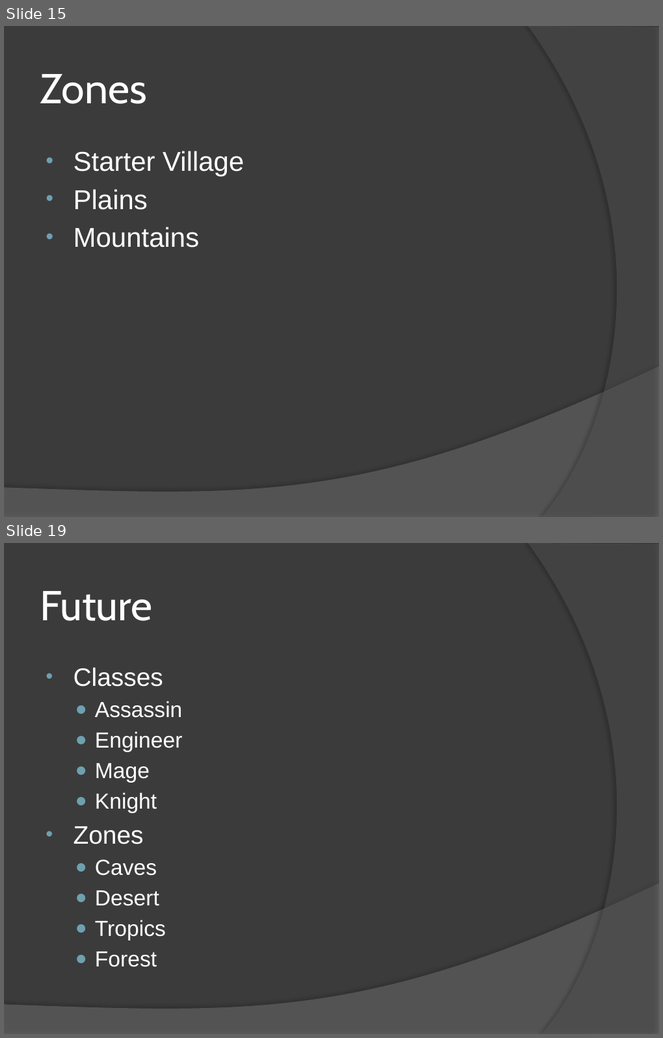
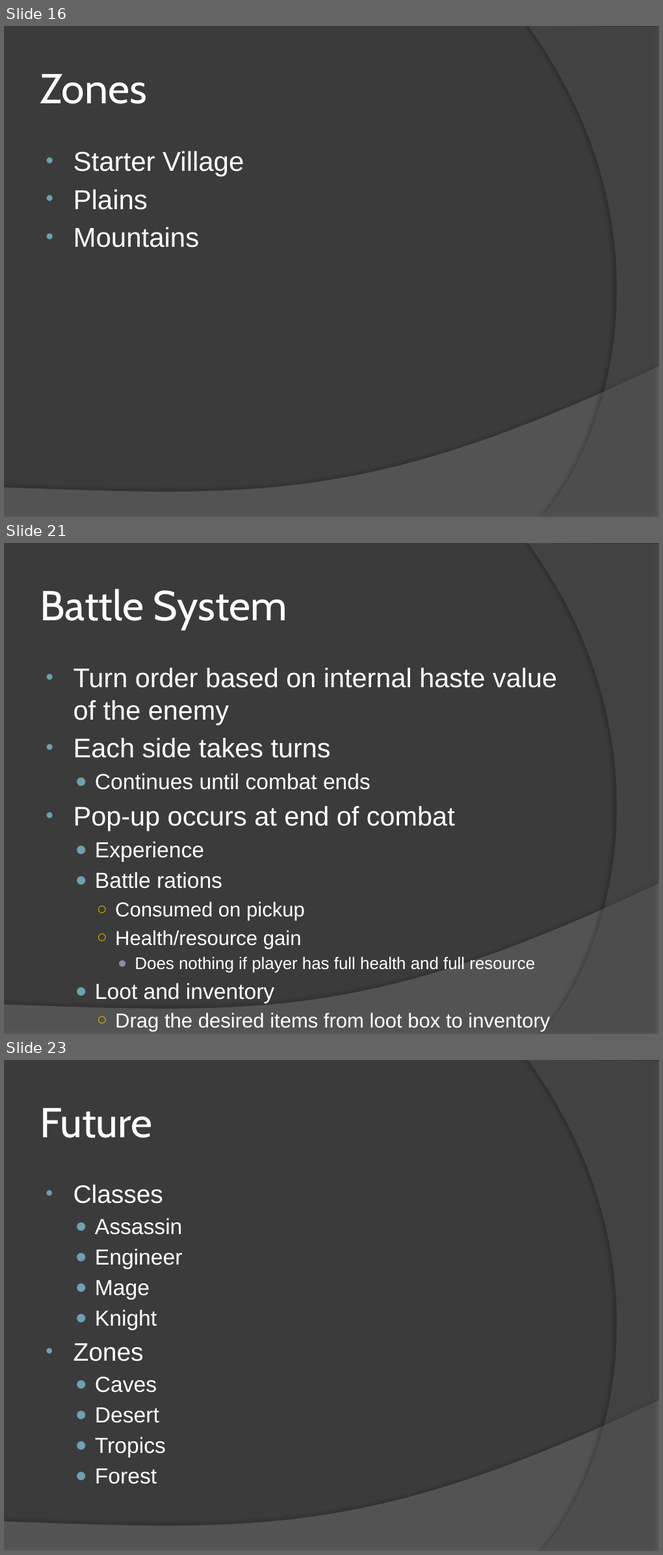
Before and after one commit to Wigglez/Senior-Project, a slide deck: Documentation/Dragons’ Reign - Rough Power Point.pptx. Shown one above the other, each under a label of ours: slides 15 and 19 before the commit, slides 16, 21 and 23 after it; the slides between them are not shown. The pictures are 663x1038 and 663x1555 pixels, drawn with LibreOffice and Linux fonts; fonts in the diff are those of the drawing. Boxes give left, top, right and bottom in pixels: in the first picture for what was removed or moved away, otherwise in the second. Text is boxed around its words. In the diff, an @@ line names an element or a change of style, - is before the commit and + after.

```diff
--- a/Documentation/Dragons’ Reign - Rough Power Point.pptx
+++ b/Documentation/Dragons’ Reign - Rough Power Point.pptx
@@ slide 21 added at box(4, 543, 659, 1034), background #3B3B3B; not listed: 2 template elements that a slide beside it also shows @@
@@ title added at box(40, 589, 287, 629), 46 pt, text #FFFFFF @@
+Battle System
@@ text added at box(74, 668, 557, 1032), 29.6 pt, text #FFFFFF @@
+• Turn order based on internal haste value of the enemy
+• Each side takes turns
+  ● Continues until combat ends
+• Pop-up occurs at end of combat
+  ● Experience
+  ● Battle rations
+    ○ Consumed on pickup
+    ○ Health/resource gain
+      ● Does nothing if player has full health and full resource
+  ● Loot and inventory
+    ○ Drag the desired items from loot box to inventory
@@ what was slide 15 is now slide 16 @@
@@ what was slide 19 is now slide 23 @@
```
Also in this commit, not shown: 3 slides changed, 3 other slides added, 1 other file.
